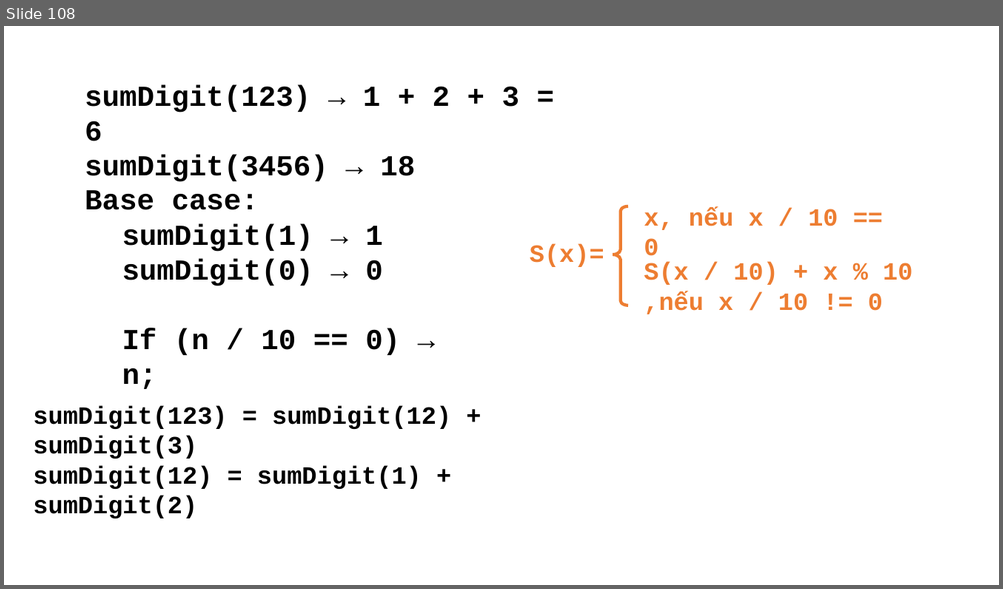
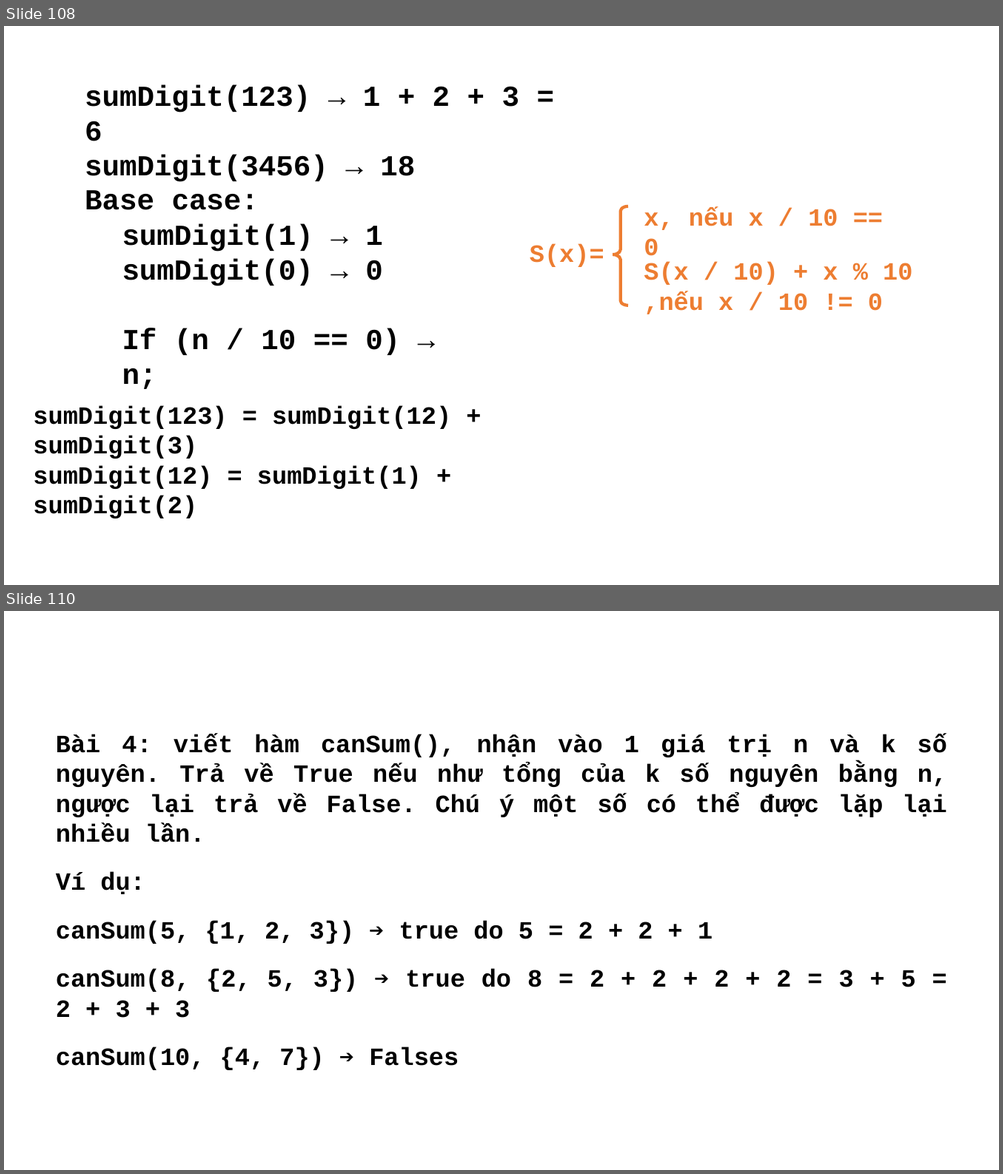
Before and after one commit to lovinh/Programming-Techniques, a slide deck: Presentations/Recusion.pptx. Shown one above the other, each under a label of ours: slide 108 before the commit, slides 108 and 110 after it; the slides between them are not shown. The pictures are 1003x589 and 1003x1174 pixels, drawn with LibreOffice and Linux fonts; fonts in the diff are those of the drawing. Boxes give left, top, right and bottom in pixels: in the first picture for what was removed or moved away, otherwise in the second. Text is boxed around its words. In the diff, an @@ line names an element or a change of style, - is before the commit and + after.

```diff
--- a/Presentations/Recusion.pptx
+++ b/Presentations/Recusion.pptx
@@ slide 110 added at (x1=4, y1=611, x2=999, y2=1170), background #FFFFFF @@
@@ text added at (x1=56, y1=734, x2=947, y2=1018), 24 pt, text #000000, bold @@
+Bài 4: viết hàm canSum(), nhận vào 1 giá trị n và k số nguyên. Trả về True nếu như tổng của k số nguyên bằng n, ngược lại trả về False. Chú ý một số có thể được lặp lại nhiều lần.
+Ví dụ:
+canSum(5, {1, 2, 3}) ➔ true do 5 = 2 + 2 + 1
+canSum(8, {2, 5, 3}) ➔ true do 8 = 2 + 2 + 2 + 2 = 3 + 5 = 2 + 3 + 3
+canSum(10, {4, 7}) ➔ Falses
```
Also in this commit, not shown: 8 other slides added, 21 other files.
